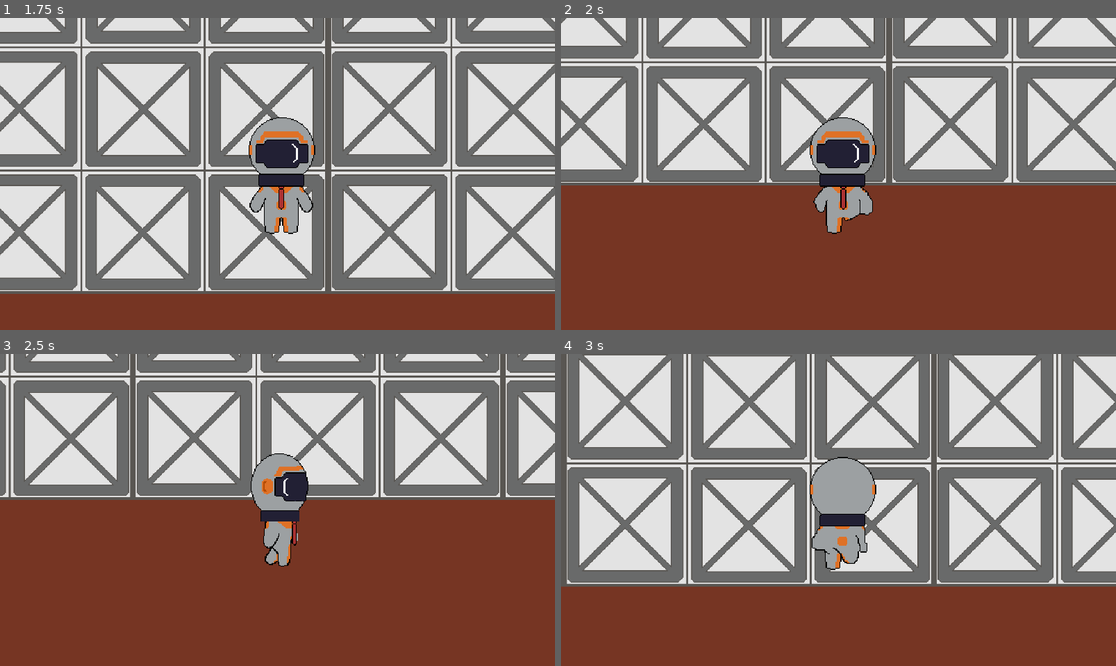
Above: before the commit, frames 1-4 (two rows, left to right).
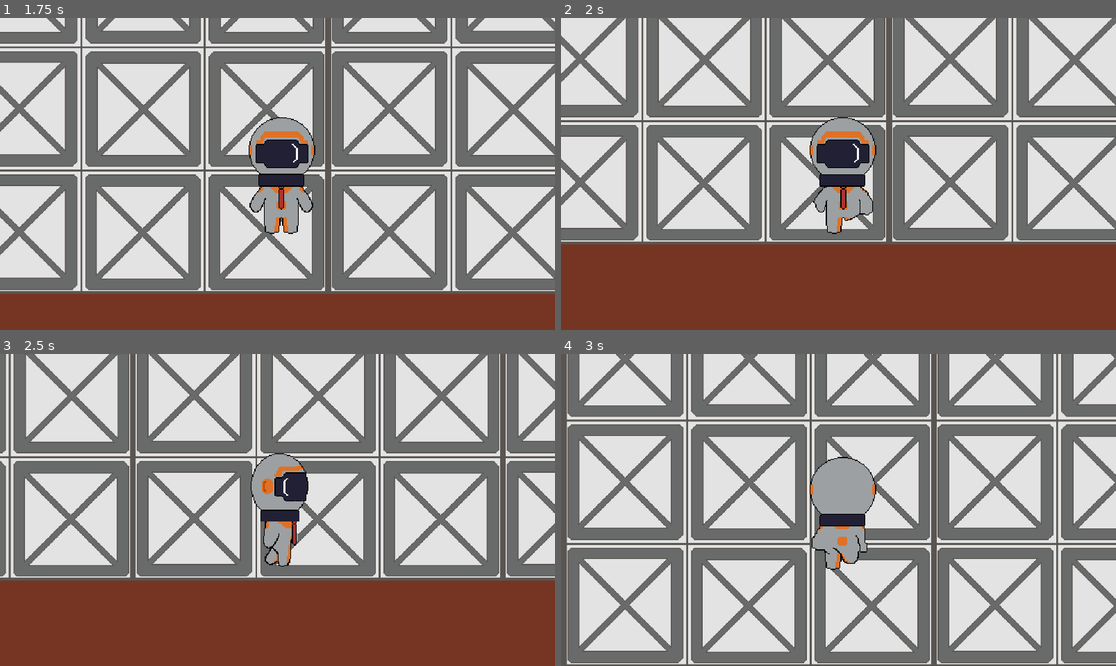
Above: after the commit, the same moments.

Repository: Felkun/global-game-jam-2026
Game: Godot game, scene res://main.tscn
The game is run twice, just before and just after one commit, with the same random seed, the same clock (stepped at 60 frames per second) and the same inputs.
Inputs:
- Up to frame 1 (1.75 s): hold Right (move_right) 0.53-1.28 s; hold Down (move_down) from 1.28 s (still down)
- Up to frame 2 (2 s): keep holding Down (move_down)
- Up to frame 3 (2.5 s): release Down (move_down) at 2.03 s; hold Right (move_right) from 2.03 s (still down)
- Up to frame 4 (3 s): release Right (move_right) at 2.78 s; hold Up (move_up) from 2.78 s (still down)

Frame 1 is identical in both runs. In frame 2, 39% of the frame differs, in the area x 0-100%, y 0-73%; in frame 3, 43%; in frame 4, 54%, in the area x 0-100%, y 0-100%.

Commit message:
Working world combounds collisions

Diff:
--- a/main.tscn
+++ b/main.tscn
@@ -142,8 +142,8 @@
 		anim.play(\"front_idle\")
 "
 
-[sub_resource type="RectangleShape2D" id="RectangleShape2D_1bvp3"]
-size = Vector2(4543.5, 13.999725)
+[sub_resource type="RectangleShape2D" id="RectangleShape2D_lquwl"]
+size = Vector2(4079, 20.000244)
 
 [node name="main" type="Node2D" unique_id=556733197]
 position = Vector2(-77, 81)
@@ -173,36 +173,34 @@
 [node name="Camera2D" type="Camera2D" parent="Player" unique_id=73431029]
 metadata/_edit_group_ = true
 
-[node name="RigidBody2D" type="RigidBody2D" parent="." unique_id=692509135]
-disable_mode = 2
-
-[node name="CollisionShape2D4" type="CollisionShape2D" parent="RigidBody2D" unique_id=122411765]
-position = Vector2(2945, 350)
-rotation = 1.5707964
-shape = SubResource("RectangleShape2D_1bvp3")
-
-[node name="RigidBody2D2" type="RigidBody2D" parent="." unique_id=406361756]
-disable_mode = 2
-
-[node name="CollisionShape2D4" type="CollisionShape2D" parent="RigidBody2D2" unique_id=1309026090]
-position = Vector2(-897, 562)
-rotation = 1.5707964
-shape = SubResource("RectangleShape2D_1bvp3")
-
-[node name="RigidBody2D3" type="RigidBody2D" parent="." unique_id=1606392228]
-disable_mode = 2
-
-[node name="CollisionShape2D4" type="CollisionShape2D" parent="RigidBody2D3" unique_id=1561220472]
+[node name="AudioStreamPlayer" type="AudioStreamPlayer" parent="." unique_id=1183614109]
+stream = ExtResource("4_1bvp3")
+
+[node name="StaticBody2D" type="StaticBody2D" parent="." unique_id=229347385]
 position = Vector2(1159, 2302)
 rotation = -3.1415925
-shape = SubResource("RectangleShape2D_1bvp3")
-
-[node name="RigidBody2D4" type="RigidBody2D" parent="." unique_id=734722993]
-disable_mode = 2
-
-[node name="CollisionShape2D4" type="CollisionShape2D" parent="RigidBody2D4" unique_id=364190809]
-position = Vector2(810.5, -1668.9999)
+
+[node name="CollisionShape2D" type="CollisionShape2D" parent="StaticBody2D" unique_id=1728157336]
+position = Vector2(224.5, 0)
+shape = SubResource("RectangleShape2D_lquwl")
+
+[node name="StaticBody2D2" type="StaticBody2D" parent="." unique_id=994701663]
+
+[node name="CollisionShape2D2" type="CollisionShape2D" parent="StaticBody2D2" unique_id=946858962]
+position = Vector2(-898, 345)
+rotation = 1.5707964
+shape = SubResource("RectangleShape2D_lquwl")
+
+[node name="StaticBody2D3" type="StaticBody2D" parent="." unique_id=1252479443]
+
+[node name="CollisionShape2D3" type="CollisionShape2D" parent="StaticBody2D3" unique_id=741642137]
+position = Vector2(2951, 285)
+rotation = 1.5707964
+shape = SubResource("RectangleShape2D_lquwl")
+
+[node name="StaticBody2D4" type="StaticBody2D" parent="." unique_id=1031439725]
+
+[node name="CollisionShape2D4" type="CollisionShape2D" parent="StaticBody2D4" unique_id=840076580]
+position = Vector2(941, -1664)
 rotation = -3.1415925
-shape = SubResource("RectangleShape2D_1bvp3")
-[node name="AudioStreamPlayer" type="AudioStreamPlayer" parent="." unique_id=1183614109]
-stream = ExtResource("4_1bvp3")
+shape = SubResource("RectangleShape2D_lquwl")
